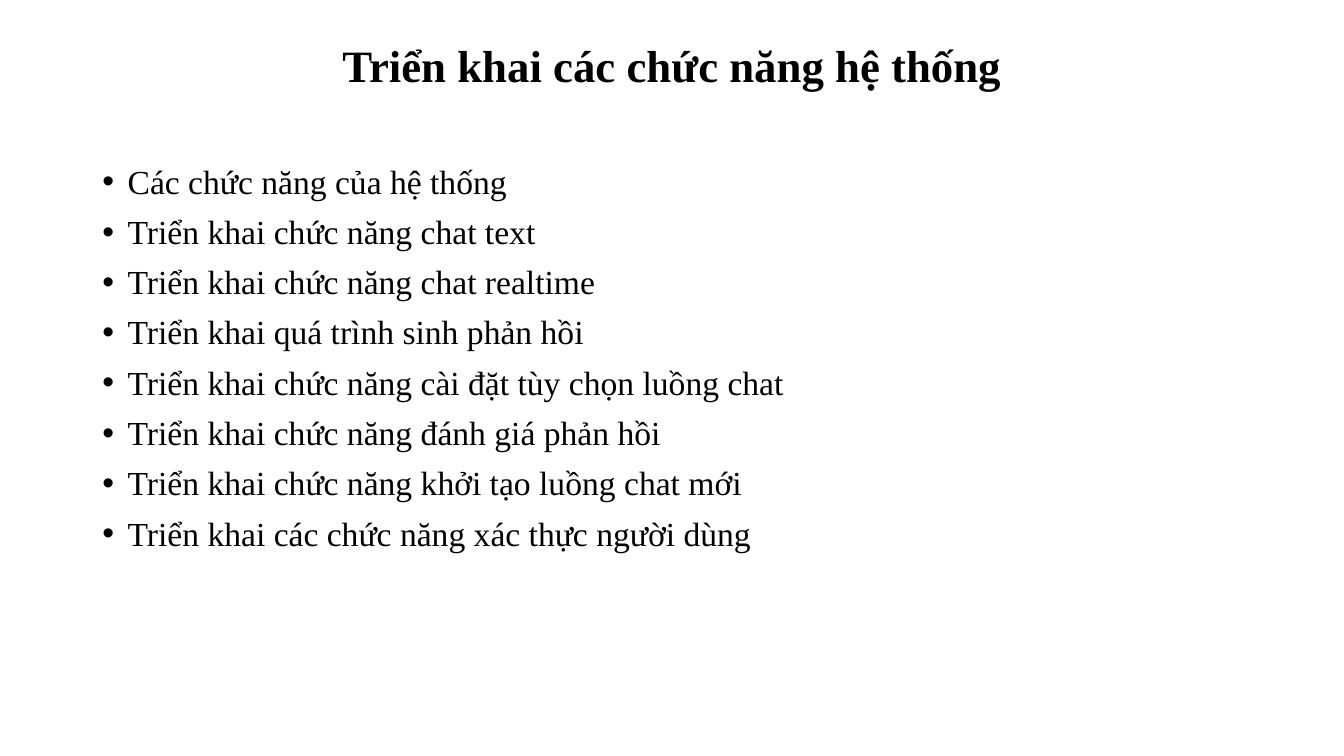
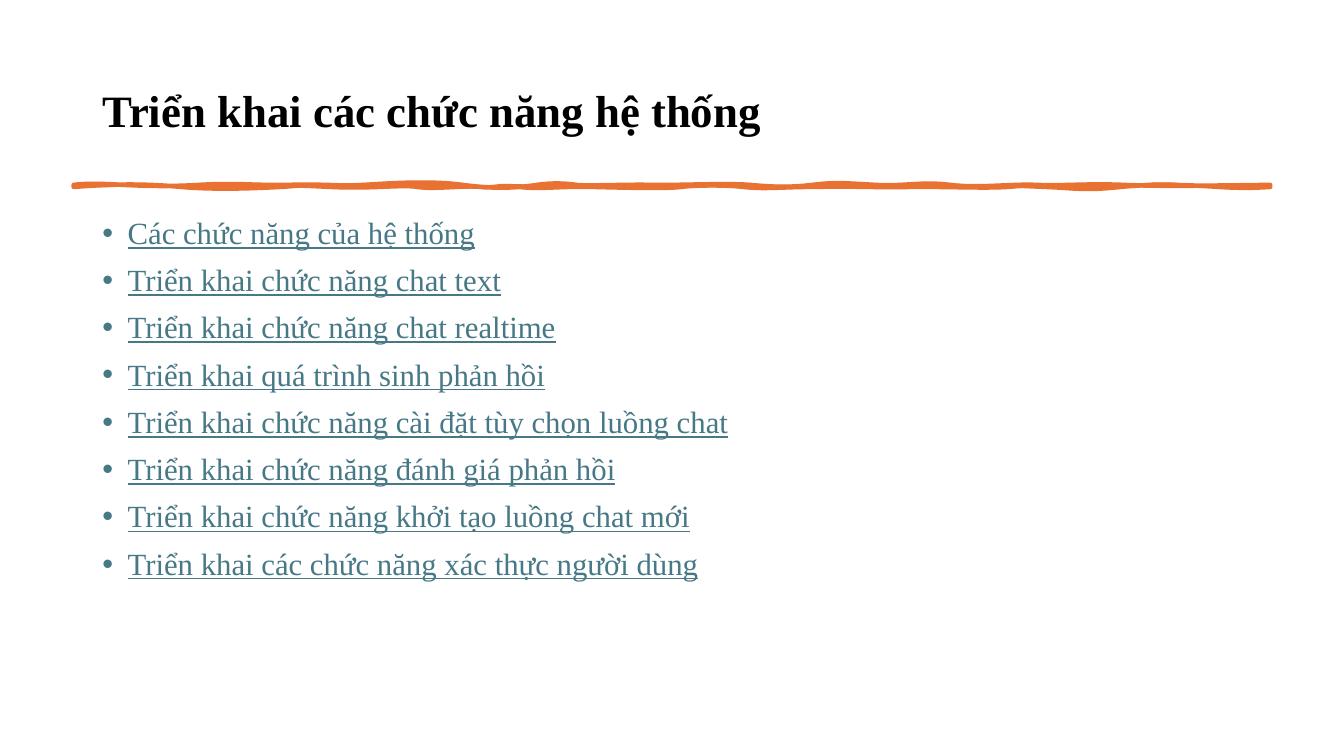
Before and after one commit to ngovanuc/Vietnamese_History_Chatbot, a slide deck: slide 22 of documents/slide bao cao.pptx. Drawn at 1344x756 pixels with LibreOffice and Linux fonts; fonts in the diff are those of the drawing. Boxes give left, top, right and bottom in pixels: in the first picture for what was removed or moved away, otherwise in the second. Text is boxed around its words. In the diff, an @@ line names an element or a change of style, - is before the commit and + after.

```diff
--- a/documents/slide bao cao.pptx
+++ b/documents/slide bao cao.pptx
@@ title "Triển khai các chức năng ..." at <box>102,94,761,137</box>: alignment centre to left @@
@@ freeform shape added at <box>74,185,1270,187</box>, fill #E97132, outline #E97132 3.25 pt @@
@@ text "Các chức năng của hệ ...": place and size @@
-text "Các chức năng của hệ ..." at <box>128,169,784,552</box>
+text "Các chức năng của hệ ..." at <box>128,221,728,581</box>
@@ text "Các chức năng của hệ ..." at <box>128,221,728,581</box>: size 24 to 22 pt, text colour #000000 to #467886, underline on @@
```
Also in this commit, not shown: 31 other slides changed, 3 slides added, 3 slides removed.
